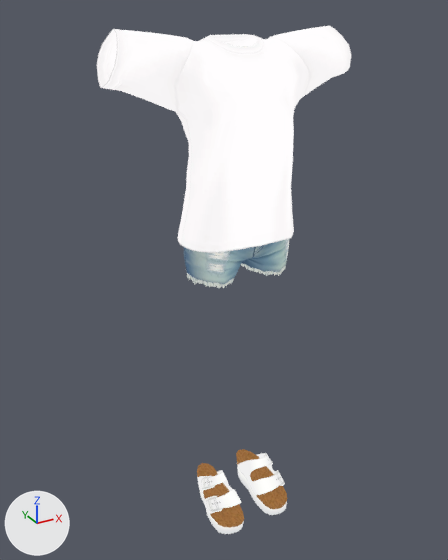
The glTF model public/models/outfits/nona_tshirt.glb, before and after one commit.
One viewpoint serves both versions: a 50 mm camera at (-0.691, -1.195, 1.271) aimed at (-0.022, 0.021, 0.663). The lights are fixed; the arrows at lower left show +X, +Y and +Z. The older version comes first. Vertices at exactly the same position are counted once.

The first picture shows 'Body'.
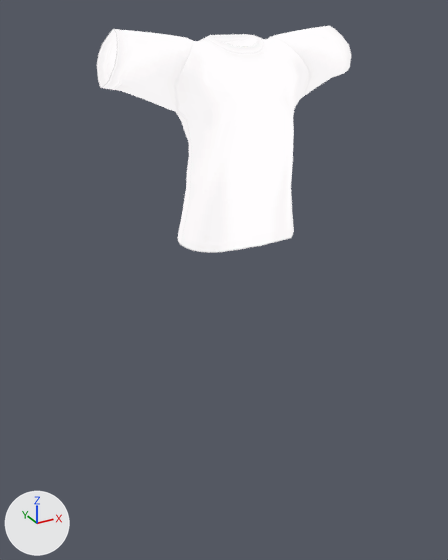
What differs and where, as boxes (x1, y1, x2, y2) in the pictures (448 x 560 px):
'Body', reshaped (55% shorter): before (97, 25, 351, 534); after (97, 25, 351, 253)
part 1 of me_body__merged, deleted: before (184, 239, 289, 288)
part 2 of me_body__merged, deleted: before (236, 449, 287, 515)
part 3 of me_body__merged, deleted: before (197, 463, 244, 534)

The change, as a diff of the scene's bpy script:
```diff
--- a/public/models/outfits/nona_tshirt.glb.py
+++ b/public/models/outfits/nona_tshirt.glb.py
@@ me_body__merged @@
 # used by ob_body; location = (0.0, 0.0, 0.0)
-me_body__merged.from_pydata(...)  # 1183 vertices, 2164 faces; spans x -0.297..0.297, y -0.137..0.109, z 0.0..1.233
-me_body__merged.materials.append(mat_n00_002_01_shoes_01_cloth__instance)
-me_body__merged.materials.append(mat_n00_001_02_bottoms_01_cloth__instance)
+me_body__merged.from_pydata(...)  # 648 vertices, 1226 faces; spans x -0.297..0.297, y -0.116..0.109, z 0.751..1.233
+# me_body__merged part 1: the loose piece of 325 vertices spanning x -0.133..0.133, y -0.101..0.084, z 0.651..0.932 is deleted
+# me_body__merged part 2: the loose piece of 105 vertices spanning x 0.028..0.116, y -0.137..0.081, z 0.0..0.137 is deleted
+# me_body__merged part 3: the loose piece of 105 vertices spanning x -0.116..-0.028, y -0.137..0.081, z 0.0..0.137 is deleted
 me_body__merged.materials.append(mat_n00_004_01_tops_01_cloth__instance)
```
